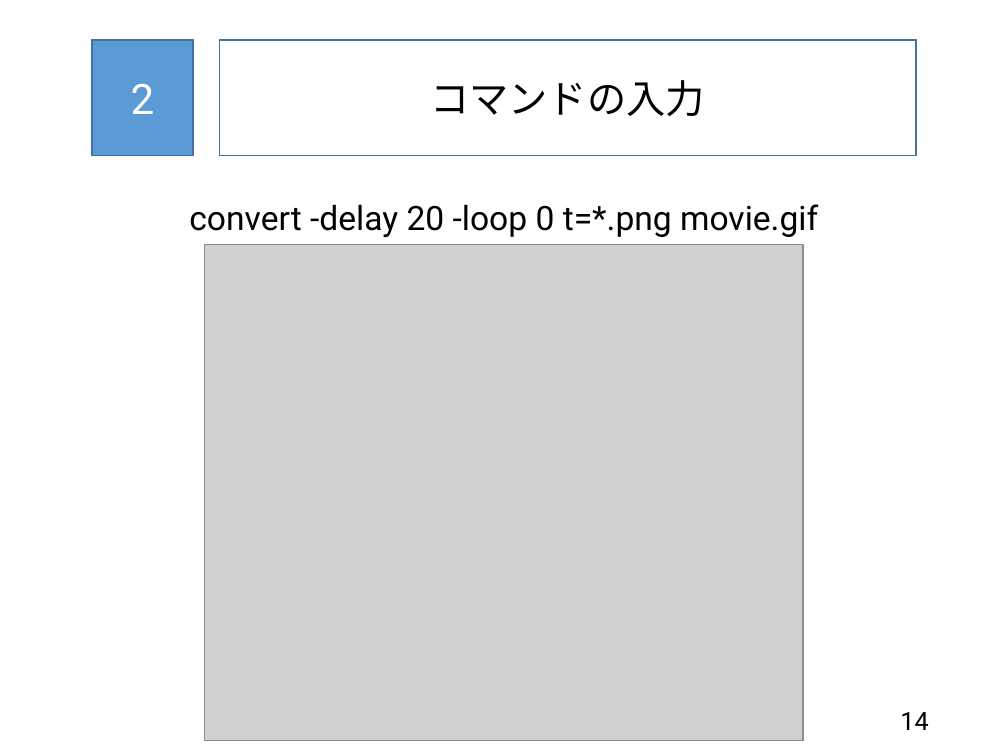
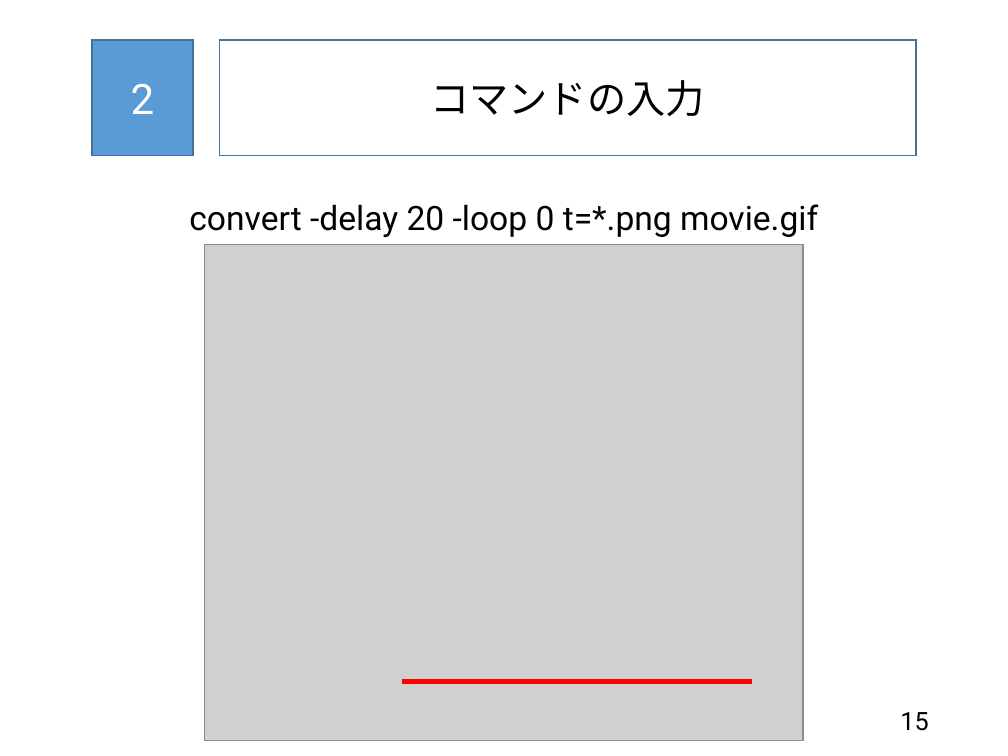
Before and after one commit to te288/intro_to_NA2022, a slide deck: slide 15 of pptx/05_アニメーション作成.pptx (slide 14 before the commit). Drawn at 1008x756 pixels with LibreOffice and Linux fonts; fonts in the diff are those of the drawing; grey boxes stand for pictures. Boxes give left, top, right and bottom in pixels: in the first picture for what was removed or moved away, otherwise in the second. Text is boxed around its words. In the diff, an @@ line names an element or a change of style, - is before the commit and + after.

```diff
--- a/pptx/05_アニメーション作成.pptx
+++ b/pptx/05_アニメーション作成.pptx
@@ line added from (402, 681) to (752, 681), #FF0000 3 pt @@
@@ page number at bbox=[900, 712, 928, 731]: text changed @@
-14
+15
```
Also in this commit, not shown: 1 other slide changed, 1 slide added, 7 other files.
